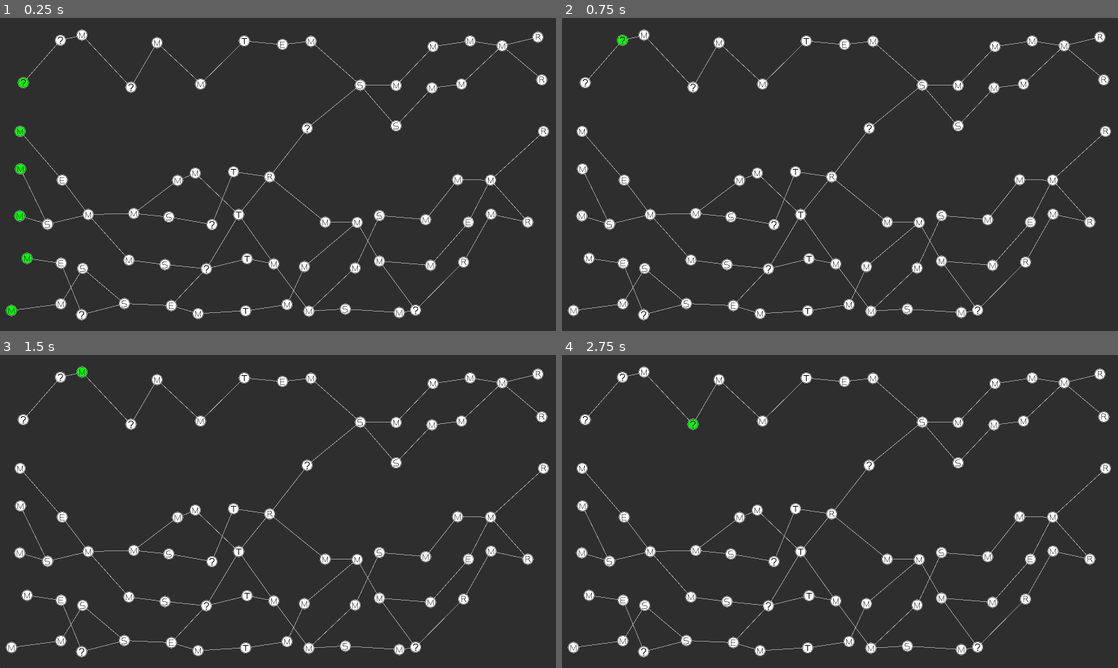
Above: before the commit, frames 1-4 (two rows, left to right).
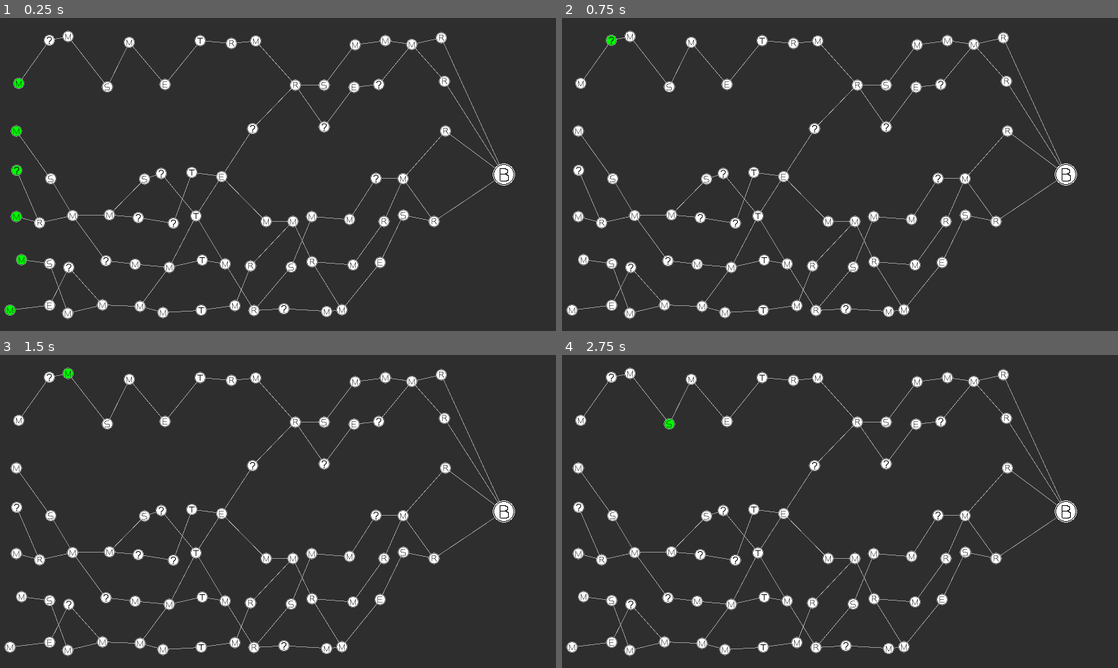
Above: after the commit, the same moments.

Repository: snails88/MapGeneration
Game: Godot game, scene res://Scenes/main.tscn
Two runs of this game, one before a commit and one after it. Both use one fixed random seed, a clock stepped at 60 frames per second and the inputs below.
Inputs (mouse positions are in pixels of both pictures, inside the frame that each line leads up to; where the layout moved, square brackets give the same spot in the first picture):
- Up to frame 1 (0.25 s): no input
- Up to frame 2 (0.75 s): click (584, 83) at 0.52 s
- Up to frame 3 (1.5 s): click (50, 376) [61, 376] at 1.25 s
- Up to frame 4 (2.75 s): click (628, 373) [645, 370] at 2 s

The runs differ from the first frame. In frame 1, 9.7% of the frame differs, in the area x 0-99%, y 3-97%; in frame 2, 9.7%; in frame 3, 9.7%; in frame 4, 9.7%.

Commit message:
추가) 보스 방 시스템
Exist Boss 체크시 보스방 생성
Boss Margin 조절해서 위치 조정가능

Diff:
--- a/Scenes/main.tscn
+++ b/Scenes/main.tscn
@@ -25,6 +25,10 @@
 [ext_resource type="Texture2D" uid="uid://dwr3wb0wcrdam" path="res://Resources/Sprites/rest_disable.png" id="23_rbbwl"]
 [ext_resource type="Texture2D" uid="uid://c53b5dklhiwx8" path="res://Resources/Sprites/elite_disable.png" id="24_e5byj"]
 [ext_resource type="Texture2D" uid="uid://4m4fr1aoilku" path="res://Resources/Sprites/treasure_disable.png" id="25_gyivi"]
+[ext_resource type="Texture2D" uid="uid://bxh8xmupllsla" path="res://Resources/Sprites/boss_normal.png" id="26_emque"]
+[ext_resource type="Texture2D" uid="uid://b1j6xwq3d7ac8" path="res://Resources/Sprites/boss_pressed.png" id="27_0053q"]
+[ext_resource type="Texture2D" uid="uid://mpyywl3my3cr" path="res://Resources/Sprites/boss_hover.png" id="28_owqd1"]
+[ext_resource type="Texture2D" uid="uid://bs27j3ji876ec" path="res://Resources/Sprites/boss_disable.png" id="29_uunds"]
 
 [node name="Main" type="Node2D"]
 
@@ -38,16 +42,15 @@
 mapSize = Vector2(1600, 900)
 gridCount = Vector2(15, 7)
 horizontal = true
-downhillForVertical = false
 pathLoopCount = 6
-shakePosition = 0.02
-type = Array[String](["Enemy", "Event", "Store", "Rest", "Elite", "Treasure"])
-probability = Array[int]([100, 30, 20, 15, 20, 1])
+shakePosition = 0.015
+type = Array[String](["Enemy", "Event", "Store", "Rest", "Elite", "Treasure", "Boss"])
+probability = Array[int]([100, 30, 20, 15, 20, 0, 0])
 floor = Array[int]([15, 7])
 roomType = Array[String](["Rest", "Treasure"])
 ignoreFloor = Array[int]([1, 1, 1, 14])
 ignoreType = Array[String](["Store", "Elite", "Rest", "Rest"])
-normal = Array[Texture2D]([ExtResource("2_7uof6"), ExtResource("3_dr555"), ExtResource("4_ceflw"), ExtResource("5_f1v4i"), ExtResource("6_nqiv8"), ExtResource("7_ciwlx")])
-pressed = Array[Texture2D]([ExtResource("8_1a6am"), ExtResource("9_yux15"), ExtResource("10_e6khv"), ExtResource("11_tnbdk"), ExtResource("12_eqtwd"), ExtResource("13_jpjqq")])
-hover = Array[Texture2D]([ExtResource("14_ujfcl"), ExtResource("15_0wt5o"), ExtResource("16_0e0uv"), ExtResource("17_5hg1p"), ExtResource("18_rbeh1"), ExtResource("19_0ybjx")])
-disabled = Array[Texture2D]([ExtResource("20_modpn"), ExtResource("21_iygn6"), ExtResource("22_aiuha"), ExtResource("23_rbbwl"), ExtResource("24_e5byj"), ExtResource("25_gyivi")])
+normal = Array[Texture2D]([ExtResource("2_7uof6"), ExtResource("3_dr555"), ExtResource("4_ceflw"), ExtResource("5_f1v4i"), ExtResource("6_nqiv8"), ExtResource("7_ciwlx"), ExtResource("26_emque")])
+pressed = Array[Texture2D]([ExtResource("8_1a6am"), ExtResource("9_yux15"), ExtResource("10_e6khv"), ExtResource("11_tnbdk"), ExtResource("12_eqtwd"), ExtResource("13_jpjqq"), ExtResource("27_0053q")])
+hover = Array[Texture2D]([ExtResource("14_ujfcl"), ExtResource("15_0wt5o"), ExtResource("16_0e0uv"), ExtResource("17_5hg1p"), ExtResource("18_rbeh1"), ExtResource("19_0ybjx"), ExtResource("28_owqd1")])
+disabled = Array[Texture2D]([ExtResource("20_modpn"), ExtResource("21_iygn6"), ExtResource("22_aiuha"), ExtResource("23_rbbwl"), ExtResource("24_e5byj"), ExtResource("25_gyivi"), ExtResource("29_uunds")])
--- a/Scenes/map_manager.tscn
+++ b/Scenes/map_manager.tscn
@@ -19,6 +19,7 @@
 grow_horizontal = 2
 grow_vertical = 2
 script = ExtResource("1_ykv07")
+bossMargin = 200.0
 
 [node name="Map" type="Panel" parent="."]
 layout_mode = 1
--- a/Scenes/room.tscn
+++ b/Scenes/room.tscn
@@ -19,9 +19,5 @@
 
 [node name="Button" type="TextureButton" parent="."]
 layout_mode = 0
-offset_left = -16.0
-offset_top = -16.0
-offset_right = 16.0
-offset_bottom = 16.0
 
 [connection signal="pressed" from="Button" to="." method="_on_button_pressed"]
--- a/Scripts/map_manager.gd
+++ b/Scripts/map_manager.gd
@@ -13,6 +13,10 @@
 @export var pathLoopCount = 2
 @export var maxSideRange = 1
 @export var shakePosition = 0.01
+
+@export_subgroup("Boss")
+@export var existBoss = true
+@export var bossMargin = 0.0
 
 # 종류, 확률
 @export_subgroup("Room Type")
@@ -42,6 +46,7 @@
 var breadth = 0
 var selectable = false : set = set_selectable
 var currentRoom = null
+var bossRoom = null
 
 func _ready():
 	map.size = mapSize
@@ -67,12 +72,20 @@
 				get_room(0, i).set_selectable(_value)
 
 func make_grid():
+	var marginX = 0
+	var marginY = 0
 	if horizontal:
 		depth = gridCount.x
 		breadth = gridCount.y
+		if existBoss:
+			gridCount.x += 1
+			marginX = bossMargin
 	else:
 		depth = gridCount.y
 		breadth = gridCount.x
+		if existBoss:
+			gridCount.y += 1
+			marginY = bossMargin
 
 	for i in range(depth):
 		grids.append([])
@@ -86,17 +99,37 @@
 			roomInstance.room_selected.connect(select_room)
 			select_room_type(i, roomInstance)
 			grids[i][j].add_child(roomInstance)
-			grids[i][j].size = Vector2(map.size.x / gridCount.x, map.size.y / gridCount.y)
+			grids[i][j].size = Vector2((map.size.x - marginX) / gridCount.x, (map.size.y - marginY) / gridCount.y)
 			roomInstance.position = Vector2(grids[i][j].size.x * 0.5, grids[i][j].size.y * 0.5)
 			var rand = [randf_range(-get_viewport_rect().size.x * shakePosition, get_viewport_rect().size.x * shakePosition), randf_range(-get_viewport_rect().size.y * shakePosition, get_viewport_rect().size.y * shakePosition)]
 			roomInstance.position += Vector2(rand[0], rand[1])
 			if horizontal:
-				grids[i][j].position = Vector2(map.size.x / gridCount.x * i, map.size.y / gridCount.y * j)
+				grids[i][j].position = Vector2((map.size.x - marginX) / gridCount.x * i, map.size.y / gridCount.y * j)
 			else:
 				if downhillForVertical:
-					grids[i][j].position = Vector2(map.size.x / gridCount.x * j, map.size.y / gridCount.y * i)
+					grids[i][j].position = Vector2(map.size.x / gridCount.x * j, (map.size.y - marginY) / gridCount.y * i)
 				else:
-					grids[i][j].position = Vector2(map.size.x / gridCount.x * j, map.size.y - map.size.y / gridCount.y * (i + 1))
+					grids[i][j].position = Vector2(map.size.x / gridCount.x * j, map.size.y - (map.size.y - marginY) / gridCount.y * (i + 1))
+
+	if existBoss:
+		var bossIndex = -1
+		for i in range(type.size()):
+			if type[i] == "Boss":
+				bossIndex = i
+				break
+
+		if bossIndex >= 0:
+			bossRoom = room.instantiate()
+			bossRoom.set_type("Boss", normal[bossIndex], pressed[bossIndex], hover[bossIndex], disabled[bossIndex])
+			bossRoom.room_selected.connect(select_room)
+			map.add_child(bossRoom)
+			if horizontal:
+				bossRoom.position = Vector2(mapSize.x - (mapSize.x / gridCount.x) * 0.5 - (marginX * 0.5), mapSize.y * 0.5)
+			else:
+				if downhillForVertical:
+					bossRoom.position = Vector2(mapSize.x * 0.5, mapSize.y - (mapSize.y / gridCount.y) * 0.5 - (marginY * 0.5))
+				else:
+					bossRoom.position = Vector2(mapSize.x * 0.5, marginY * 0.5 + (mapSize.y / gridCount.y) * 0.5)
 
 func make_path():
 	for i in range(pathLoopCount):
@@ -106,6 +139,10 @@
 			curRoomIndex = randi_range(curRoomIndex - maxSideRange, curRoomIndex + maxSideRange)
 			curRoomIndex = clampi(curRoomIndex, 0, breadth - 1)
 			curRoom.add_path(get_room(j + 1, curRoomIndex))
+			if j == depth - 2 and existBoss:
+				curRoom = get_room(j + 1, curRoomIndex)
+				curRoom.add_path(bossRoom)
+
 
 func remove_empty_room():
 	for i in range(depth):
--- a/Scripts/room.gd
+++ b/Scripts/room.gd
@@ -35,7 +35,7 @@
 	get_child(0).texture_pressed = _pressed
 	get_child(0).texture_hover = _hover
 	get_child(0).texture_disabled = _disabled
-
+	get_child(0).position = Vector2(-_normal.get_size().x * 0.5, -_normal.get_size().y * 0.5)
 
 func _on_button_pressed():
 	emit_signal("room_selected", self)
Binary file added: Resources/Sprites/boss_disable.png
Not shown, added: Resources/Sprites/boss_disable.png.import
Binary file added: Resources/Sprites/boss_hover.png
Not shown, added: Resources/Sprites/boss_hover.png.import
Binary file added: Resources/Sprites/boss_normal.png
Not shown, added: Resources/Sprites/boss_normal.png.import
Binary file added: Resources/Sprites/boss_pressed.png
Not shown, added: Resources/Sprites/boss_pressed.png.import
Not shown: 1 places in Scenes/main.tscn that only renumber resources
